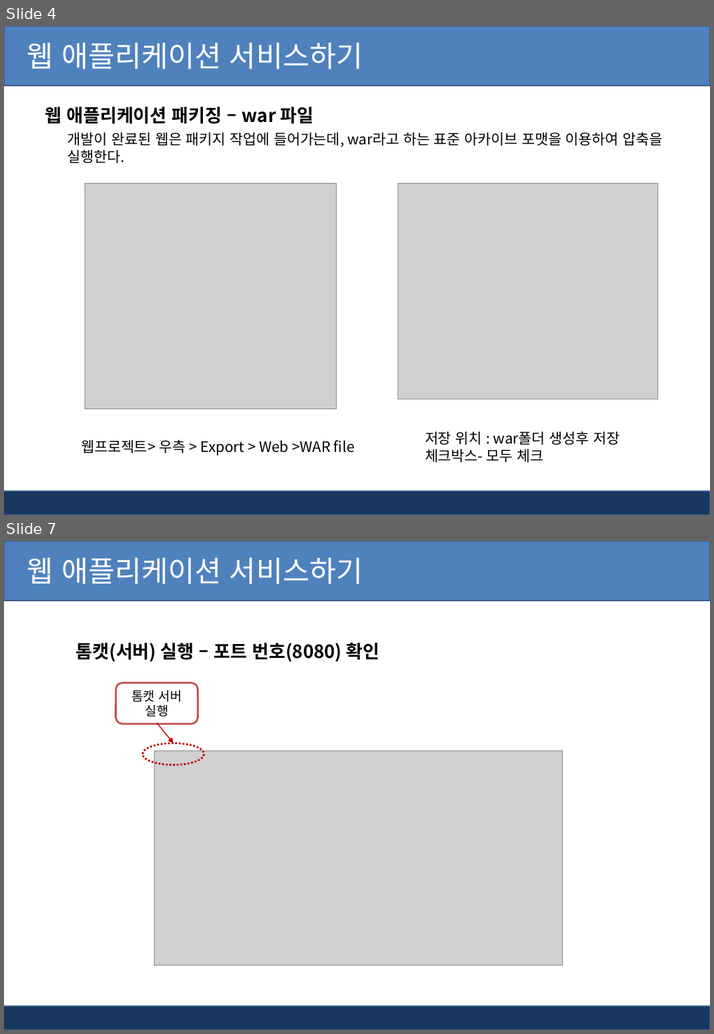
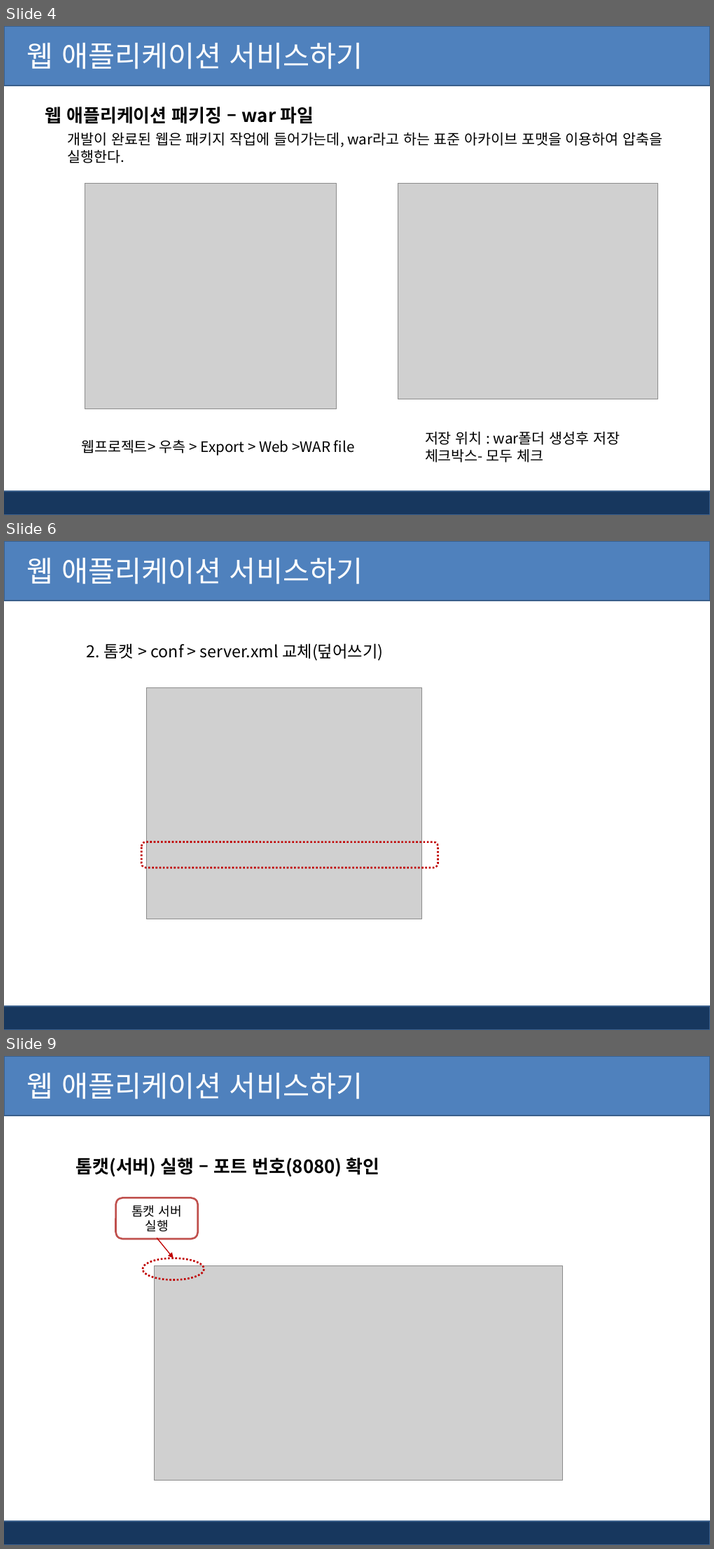
Before and after one commit to kiyongee2/green_project_web, a slide deck: jsp_ppt/웹(Web) 애플리케이션 배포하기.pptx. Shown one above the other, each under a label of ours: slides 4 and 7 before the commit, slides 4, 6 and 9 after it; the slides between them are not shown. The pictures are 714x1034 and 714x1549 pixels, drawn with LibreOffice and Linux fonts; fonts in the diff are those of the drawing; grey boxes stand for pictures; background and template pictures are left out. Boxes give left, top, right and bottom in pixels: in the first picture for what was removed or moved away, otherwise in the second. Text is boxed around its words. In the diff, an @@ line names an element or a change of style, - is before the commit and + after.

```diff
--- a/jsp_ppt/웹(Web) 애플리케이션 배포하기.pptx
+++ b/jsp_ppt/웹(Web) 애플리케이션 배포하기.pptx
@@ slide 6 added at bbox=[4, 541, 710, 1030], background #FFFFFF; not listed: 2 template elements that a slide beside it also shows @@
@@ title added at bbox=[26, 558, 362, 584], 32 pt, text #FFFFFF @@
+웹 애플리케이션 서비스하기
@@ text added at bbox=[86, 643, 383, 661], 18 pt, text #000000 @@
+2. 톰캣 > conf > server.xml 교체(덮어쓰기)
@@ picture added at bbox=[147, 687, 423, 918] @@
@@ rounded rectangle added at bbox=[141, 842, 438, 867], outline #C00000 2 pt dashed @@
@@ what was slide 7 is now slide 9 @@
```
Also in this commit, not shown: 3 slides changed, 1 other slide added, 3 other files.
